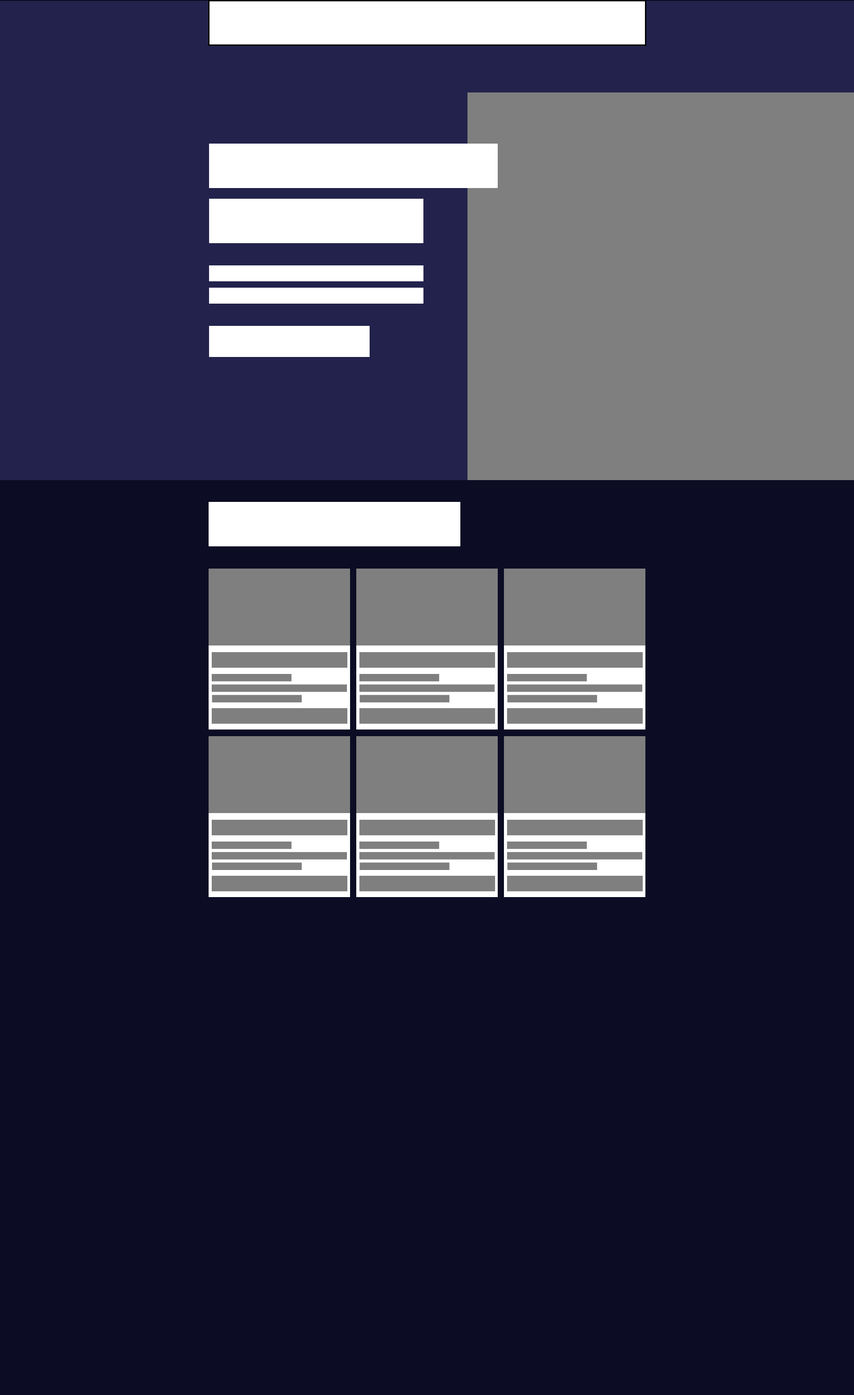
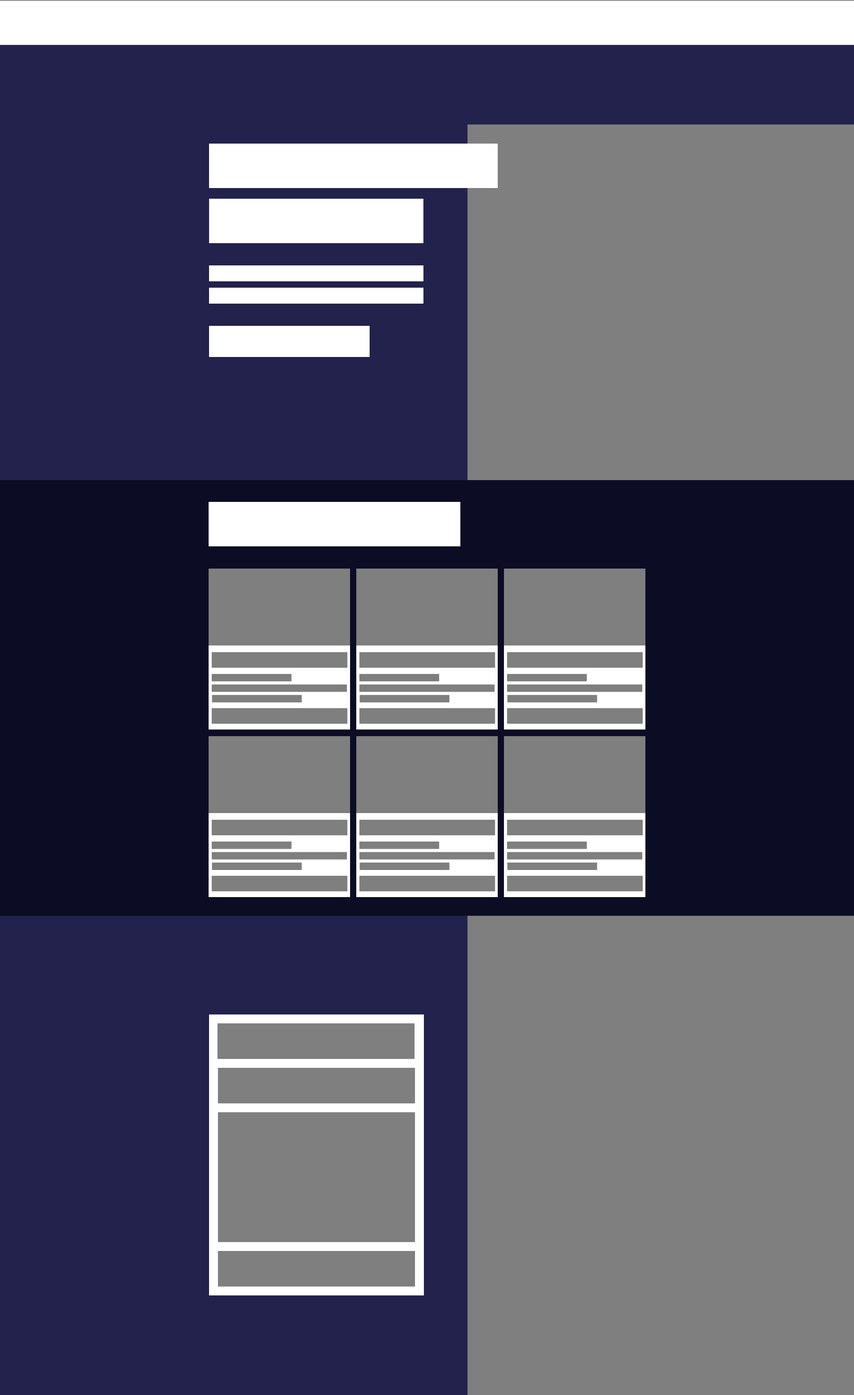
Layer changes from the first 854 x 1395 image to the second:
added group "форма обратной связи" with 7 layers in group "Монтажная область 1" over 0, 916, 854, 1395
added layer "кнопка" (1st of 2, in "Монтажная область 1" › "форма обратной связи") in group "форма обратной связи" over 217, 1251, 415, 1287
added layer "сообщение" in group "форма обратной связи" over 217, 1112, 415, 1243
added layer "Email" in group "форма обратной связи" over 217, 1068, 415, 1104
added layer "ФИО" in group "форма обратной связи" over 217, 1023, 415, 1060
added layer "фон формы" in group "форма обратной связи" over 208, 1014, 424, 1296
added layer "картинка" in group "форма обратной связи" over 467, 916, 854, 1395
added layer "фон экрана" in group "форма обратной связи" over 0, 916, 851, 1395
painted on "Прямоугольник 1" over 467, 92, 854, 125
painted on "шапка" over 0, 0, 854, 46
